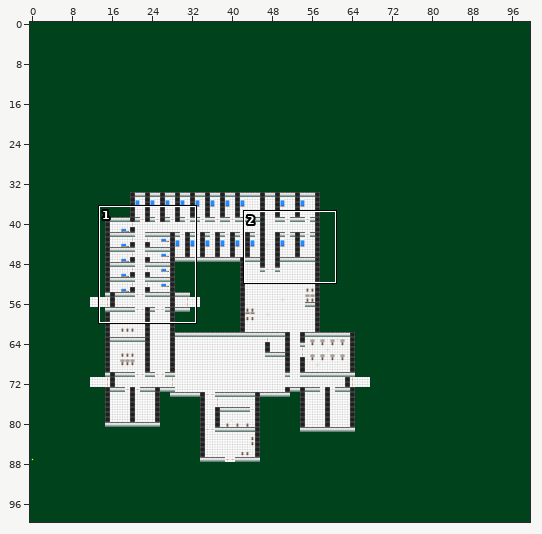
Tiled map: ALPHA TEX/world1.tmx. Above: a wide view before the commit, with the close-up outlined.
Close-up. Before:
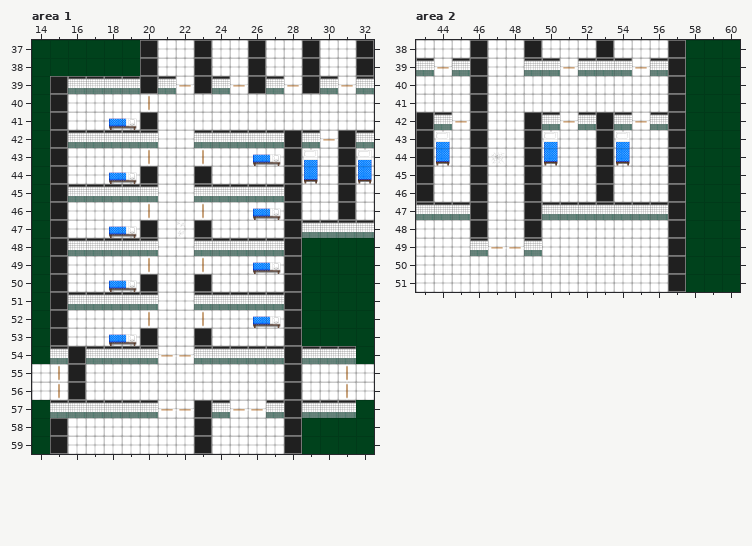
Cells are 64x64 px. Shown: area 1 x 14..32, y 37..59; area 2 x 43..60, y 38..51. The commit also changed other parts of the map, which this record leaves out.
Once edited:
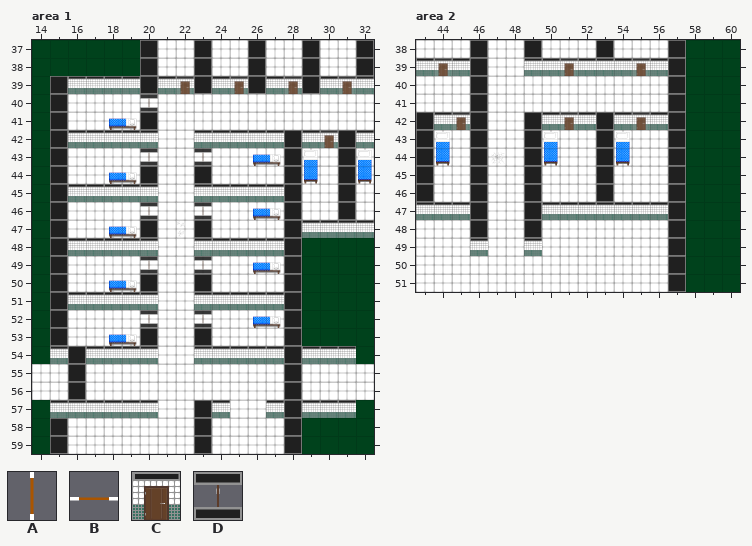
Key: from "alpha_sprite_sheet": A 9, B 10; from "floor_wall_sheet": C 7, D 9.
_ is an empty cell.
From old to new:
Layer "Dörrar", area 1:
Tile B becomes tile C in row 39 at x 22, 25, 28 and 31; in row 42 at x 30.
Tile A becomes tile D in row 40 at x 20; in row 43 at x 20 and 23; in row 46 at x 20 and 23; in row 49 at x 20 and 23; in row 52 at x 20 and 23.
The edit erases tile A in rows 55 to 56 at x 15 and 31.
The edit erases tile B in row 54 at x 21 to 22; in row 57 at x 21 to 22 and 25 to 26.
Layer "Dörrar", area 2:
Tile B becomes tile C in row 39 at x 44, 51 and 55; in row 42 at x 45, 51 and 55.
The edit erases tile B in row 49 at x 47 to 48.
